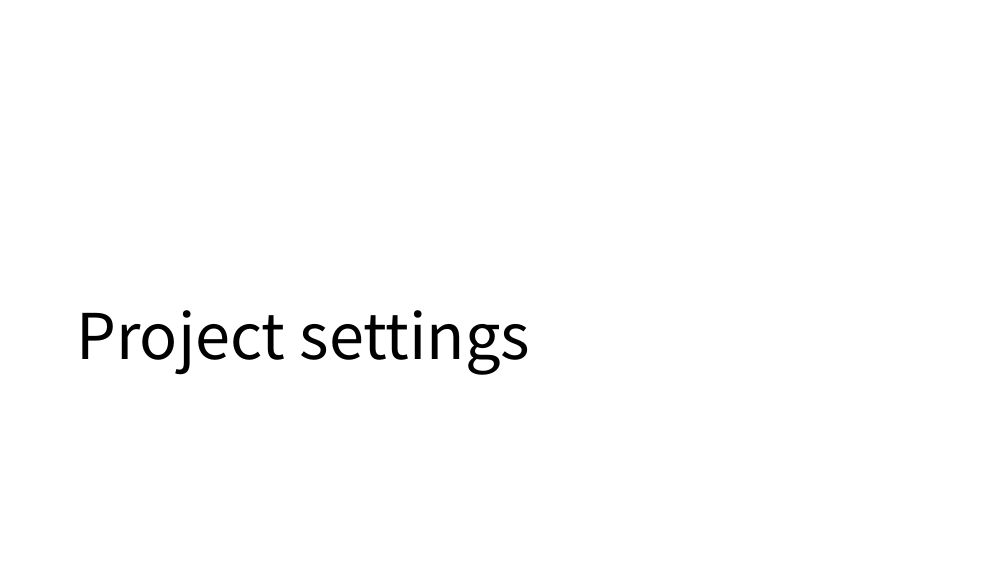
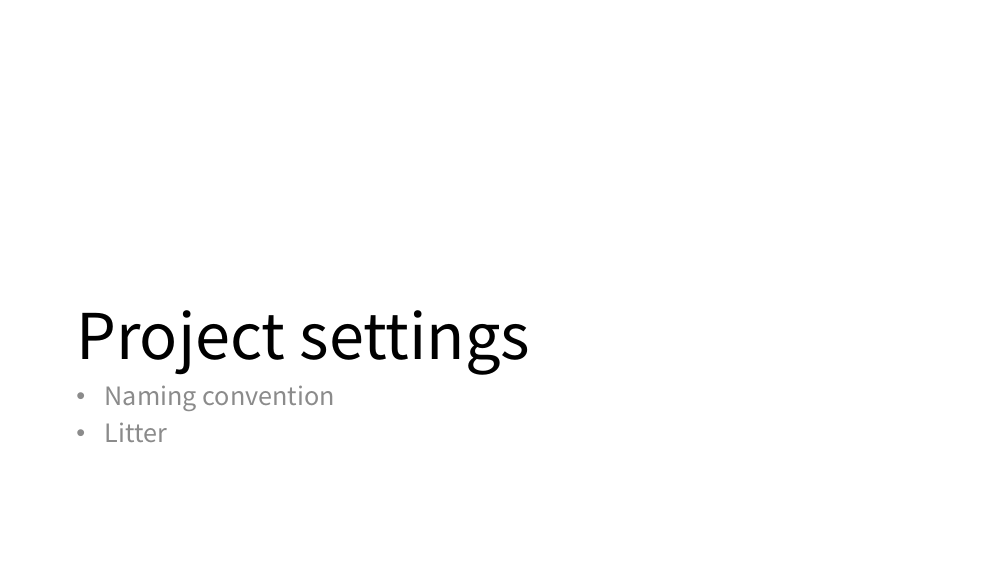
Before and after one commit to GNUp/cs434-doc, a slide deck: slide 3 of project2.pptx. Drawn at 1008x567 pixels with LibreOffice and Linux fonts; fonts in the diff are those of the drawing. Boxes give left, top, right and bottom in pixels: in the first picture for what was removed or moved away, otherwise in the second. Text is boxed around its words. In the diff, an @@ line names an element or a change of style, - is before the commit and + after.

```diff
--- a/project2.pptx
+++ b/project2.pptx
@@ text added at [105,385,335,442], 24 pt, text #8C8C8C @@
+• Naming convention
+• Litter
```
Also in this commit, not shown: 5 other slides changed, 3 slides added.
